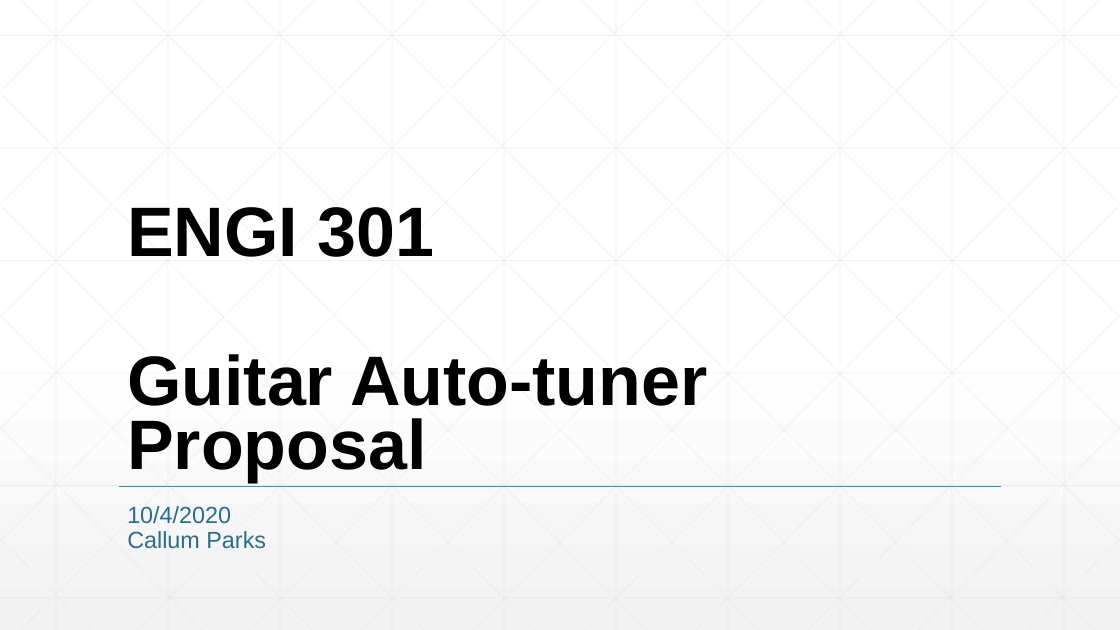
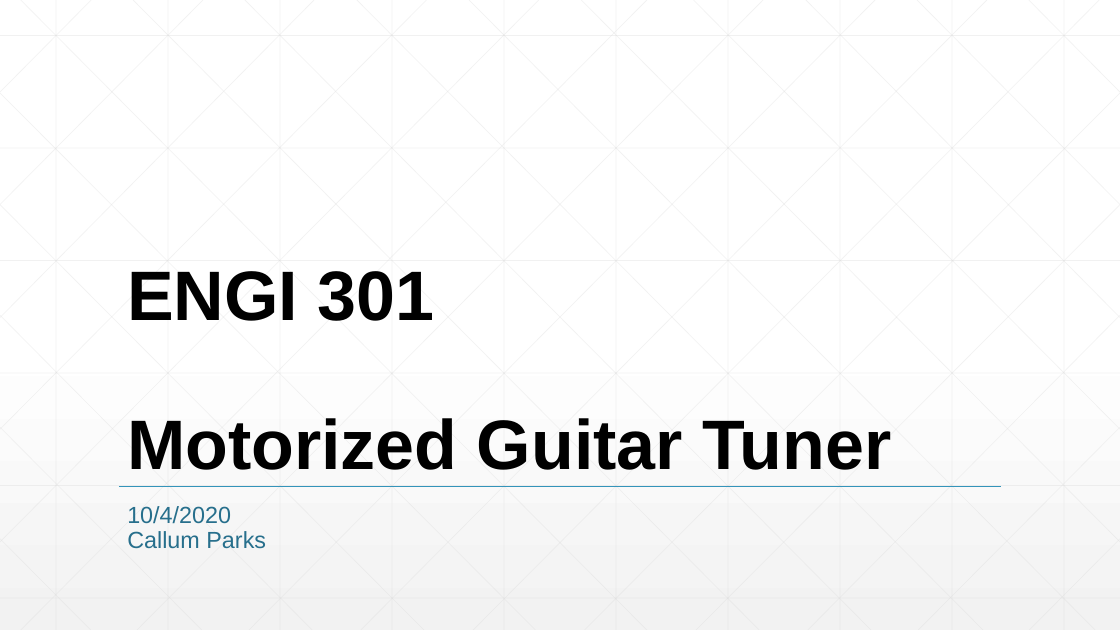
Before and after one commit to callumparks/ENGI301, a slide deck: slide 1 of ENGI301_project_proposal.pptx. Drawn at 1120x630 pixels with LibreOffice and Linux fonts; fonts in the diff are those of the drawing. Boxes give left, top, right and bottom in pixels: in the first picture for what was removed or moved away, otherwise in the second. Text is boxed around its words. In the diff, an @@ line names an element or a change of style, - is before the commit and + after.

```diff
--- a/ENGI301_project_proposal.pptx
+++ b/ENGI301_project_proposal.pptx
@@ title at [127, 271, 891, 470]: text changed @@
-ENGI 301
-Guitar Auto-tuner Proposal
+ENGI 301
+Motorized Guitar Tuner
```
Also in this commit, not shown: 4 other slides changed, 1 slide removed.
